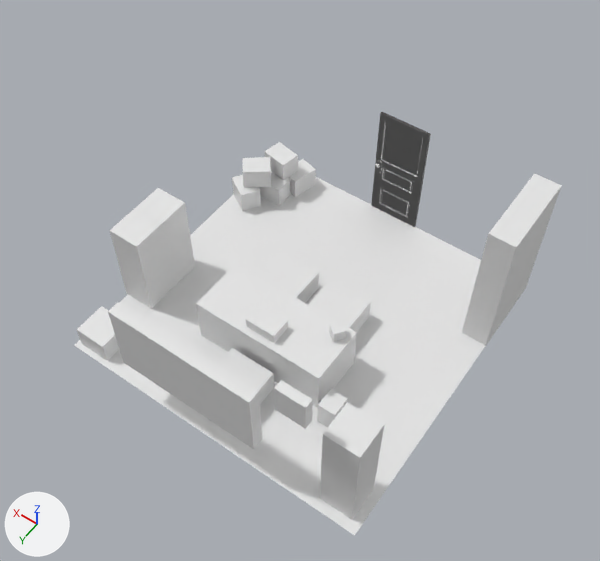
Renders of the Blender file Assests/Blender/Detective Office.blend from each side of a commit.
Both versions are drawn from a camera (50 mm lens) standing at (-4.25, 6.15, 10.39) and looking at (-0.03, 0.24, 1.1). Arrows for +X, +Y and +Z are at lower left; the lights stay in place.

Script lines for the objects in view, before the commit:
```python
me_cube_007 = bpy.data.meshes.new('Cube.007')
me_cube_007.from_pydata(...)  # a box spanning x -0.261..0.261, y -0.261..0.261, z -0.239..0.239
me_cube_009 = bpy.data.meshes.new('Cube.009')
me_cube_009.from_pydata(...)  # a box spanning x -0.26..0.26, y -0.26..0.26, z -0.84..0.84
me_cube_010 = bpy.data.meshes.new('Cube.010')
me_cube_010.from_pydata(...)  # a box spanning x -1.12..1.12, y -0.09..0.09, z -0.59..0.59
me_cube_019 = bpy.data.meshes.new('Cube.019')
me_cube_019.from_pydata(...)  # 1120 vertices, 1102 faces; spans x 0.0..0.85, y -0.02..0.09, z -1.01..1.01
me_cube_019.materials.append(mat_door)  # white #e7e7e7
ob_door_highpoly = bpy.data.objects.new('Door-HighPoly', me_cube_019)
ob_door_highpoly.location = (-0.42, -2.51, 1.01)
ob_filling_cabinet02 = bpy.data.objects.new('Filling Cabinet02', me_cube_009)
ob_filling_cabinet02.location = (2.27, 0.55, 0.64)
ob_plant = bpy.data.objects.new('Plant', me_cube_007)
ob_plant.location = (2.16, 2.15, 0.14)
ob_window = bpy.data.objects.new('Window', me_cube_010)
ob_window.location = (0.13, 2.49, 1.36)
# also in view: 'Door-LowPoly' at (0.0, -2.47, 1.01); 'Filling Cabinet01' at (2.27, 1.06, 0.64); 'BookShelf' at (-2.3, -1.75, 1.1); 'Clock' at (-1.51, 2.45, 2.26); 'Desk' at (0.0, 0.8, 0.4)
```
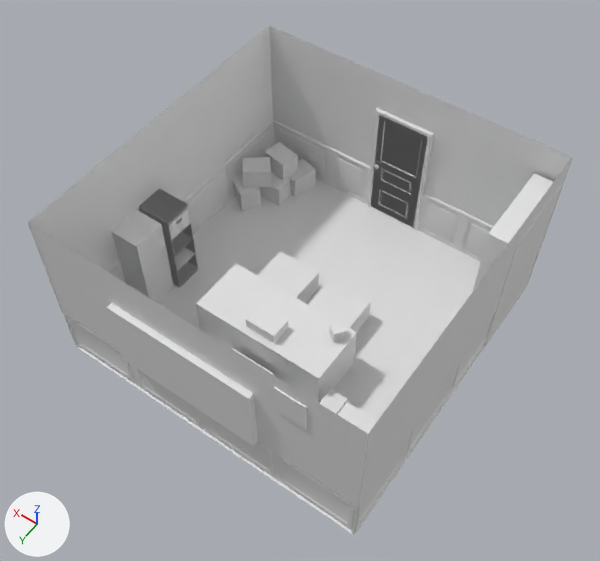
Commit message: Office Progress

What differs and where, as boxes (x1, y1, x2, y2) in the pictures (600 x 561 px):
'Normal Wall', added: after (27, 25, 573, 534)
'Window', moved: before (108, 302, 262, 449); after (107, 303, 258, 446)
'Door-HighPoly', moved: before (375, 160, 382, 173); after (371, 115, 428, 227)
'Filling Cabinet02', deleted: before (134, 188, 195, 287)
'Filing-Cabinet_Low', added: after (139, 188, 198, 287)
'Filing-Cabinet_High', added: after (139, 189, 197, 286)
'DoorFrame', added: after (367, 108, 434, 230)
'Cabinet-Drawer_High', added: after (169, 208, 190, 239)
'CoatHanger', unchanged, covered by the edit: before (320, 402, 384, 520); after (338, 402, 377, 433)
'Door-LowPoly', unchanged, covered by the edit: before (371, 112, 431, 227); after (375, 161, 381, 173)
'Desk Chair', unchanged, covered by the edit: before (217, 348, 274, 404); after (232, 348, 274, 375)
'Plant', unchanged, covered by the edit: before (77, 306, 119, 361)

Edits to the bpy script that builds the scene:
```text
Add me_plane_001:
    me_plane_001.from_pydata(...)  # 619 vertices, 578 faces; spans x -2.5..2.5, y -2.5..2.5, z 0.0..2.73
    me_plane_001.polygons.foreach_set('use_smooth', [True] * 578)
Add me_cube_016:
    me_cube_016.from_pydata(...)  # 20 vertices, 12 faces; spans x -0.49..0.49, y -0.04..0.04, z -0.85..1.24
    me_cube_016.polygons.foreach_set('use_smooth', [True] * 12)
    me_cube_016.materials.append(mat_door)  # white #e7e7e7
Add me_cube_018:
    me_cube_018.from_pydata(...)  # 528 vertices, 1052 faces; spans x -0.28..0.29, y -0.22..0.22, z -0.76..0.76
    me_cube_018.polygons.foreach_set('use_smooth', [True] * 1052)
Add me_cube_009_1:
    me_cube_009_1.from_pydata(...)  # 410 vertices, 364 faces; spans x -0.302..0.249, y -0.209..0.209, z -0.163..0.163
    me_cube_009_1.polygons.foreach_set('use_smooth', [True] * 364)
Add me_cube_020:
    me_cube_020.from_pydata(...)  # 1482 vertices, 2782 faces; spans x -0.302..0.249, y -0.21..0.21, z -0.163..0.163
    me_cube_020.polygons.foreach_set('use_smooth', [True] * 2782)
Add me_cube_017:
    me_cube_017.from_pydata(...)  # 52 vertices, 50 faces; spans x -0.28..0.29, y -0.22..0.22, z -0.76..0.76
Remove ob_filling_cabinet02:
    ob_filling_cabinet02 = bpy.data.objects.new('Filling Cabinet02', me_cube_009)
    ob_filling_cabinet02.location = (2.27, 0.55, 0.64)
Change ob_window:
    ob_window.location: (0.13, 2.49, 1.36) -> (0.13, 2.49, 1.45)
Change ob_door_highpoly:
    ob_door_highpoly.location: (-0.42, -2.51, 1.01) -> (-0.42, -2.48, 1.01)
Add ob_normal_wall:
    ob_normal_wall = bpy.data.objects.new('Normal Wall', me_plane_001)
    ob_normal_wall.location = (0.0, 0.0, 0.0)
Add ob_doorframe:
    ob_doorframe = bpy.data.objects.new('DoorFrame', me_cube_016)
    ob_doorframe.location = (0.0, -2.48, 0.85)
Add ob_filing_cabinet_high:
    ob_filing_cabinet_high = bpy.data.objects.new('Filing-Cabinet_High', me_cube_018)
    ob_filing_cabinet_high.location = (2.2, 0.53, 0.76)
Add ob_cabinet_drawer_low:
    ob_cabinet_drawer_low = bpy.data.objects.new('Cabinet-Drawer_Low', me_cube_009_1)
    ob_cabinet_drawer_low.location = (2.2, 0.53, 1.29)
Add ob_cabinet_drawer_high:
    ob_cabinet_drawer_high = bpy.data.objects.new('Cabinet-Drawer_High', me_cube_020)
    ob_cabinet_drawer_high.location = (2.2, 0.53, 1.29)
Add ob_filing_cabinet_low:
    ob_filing_cabinet_low = bpy.data.objects.new('Filing-Cabinet_Low', me_cube_017)
    ob_filing_cabinet_low.location = (2.2, 0.53, 0.76)
```
